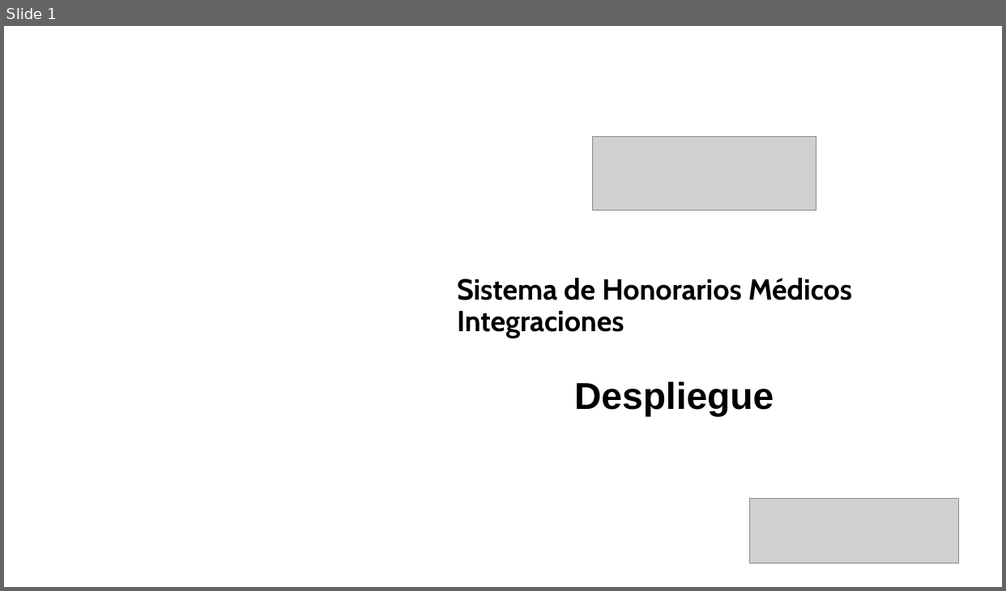
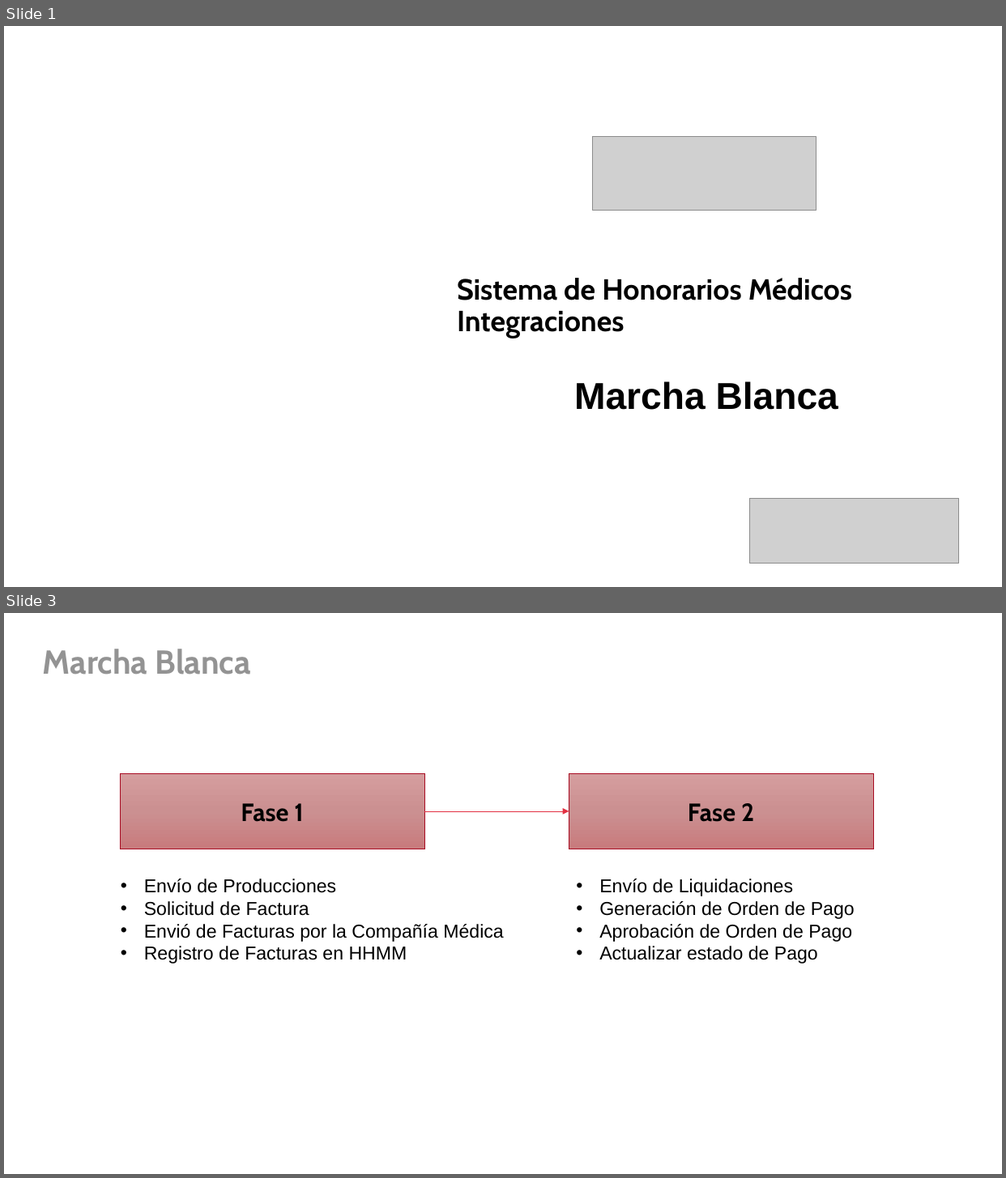
Before and after one commit to aanampa/ADG_SHM, a slide deck: docs/ADG SHM - Despliegue v1.pptx. Shown one above the other, each under a label of ours: slide 1 before the commit, slides 1 and 3 after it; the slides between them are not shown. The pictures are 1006x591 and 1006x1178 pixels, drawn with LibreOffice and Linux fonts; fonts in the diff are those of the drawing; grey boxes stand for pictures; background and template pictures are left out. Boxes give left, top, right and bottom in pixels: in the first picture for what was removed or moved away, otherwise in the second. Text is boxed around its words. In the diff, an @@ line names an element or a change of style, - is before the commit and + after.

```diff
--- a/docs/ADG SHM - Despliegue v1.pptx
+++ b/docs/ADG SHM - Despliegue v1.pptx
@@ slide 3 added at (x1=4, y1=613, x2=1002, y2=1174), background #FFFFFF @@
@@ title added at (x1=43, y1=649, x2=251, y2=675), 32 pt, text #939393, bold @@
+Marcha Blanca
@@ rectangle added at (x1=120, y1=774, x2=424, y2=849), fill gradient #D69E9F to #CB9092 to #C87C7E, outline #A80B22 0.5 pt, 24 pt, text #000000, bold @@
+Fase 1
@@ rectangle added at (x1=569, y1=774, x2=874, y2=849), fill gradient #D69E9F to #CB9092 to #C87C7E, outline #A80B22 0.5 pt, 24 pt, text #000000, bold @@
+Fase 2
@@ arrow added from (424, 811) to (569, 811), #E23042 0.5 pt @@
@@ text added at (x1=144, y1=879, x2=503, y2=964), 18 pt, text #000000 @@
+• Envío de Producciones
+• Solicitud de Factura
+• Envió de Facturas por la Compañía Médica
+• Registro de Facturas en HHMM
@@ text added at (x1=599, y1=879, x2=854, y2=964), 18 pt, text #000000 @@
+• Envío de Liquidaciones
+• Generación de Orden de Pago
+• Aprobación de Orden de Pago
+• Actualizar estado de Pago
@@ slide 1 changed as well @@
@@ text at (x1=574, y1=382, x2=838, y2=410): text changed @@
-Despliegue
+Marcha Blanca
```
Also in this commit, not shown: 2 other slides changed, 2 other slides added, 2 slides removed, 22 other files.
